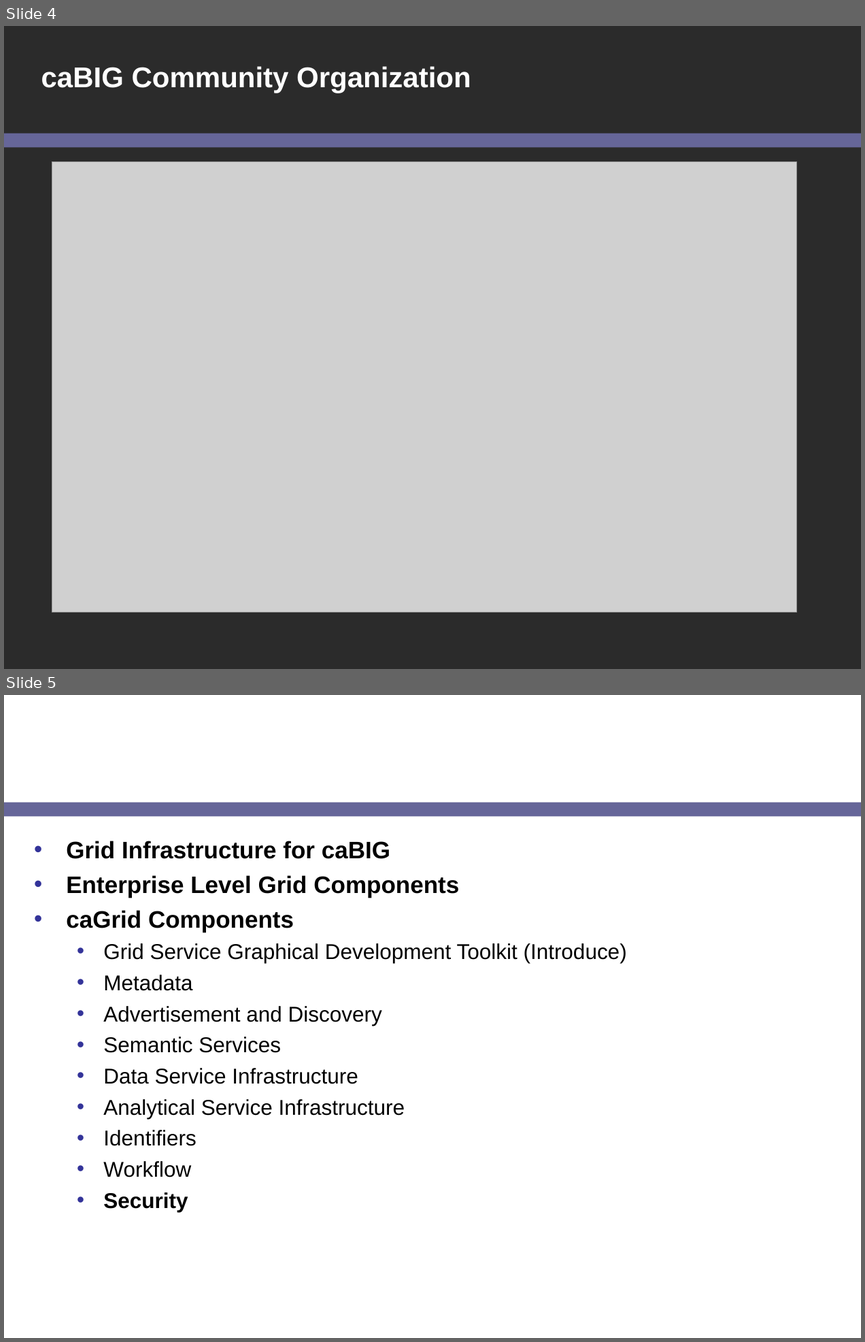
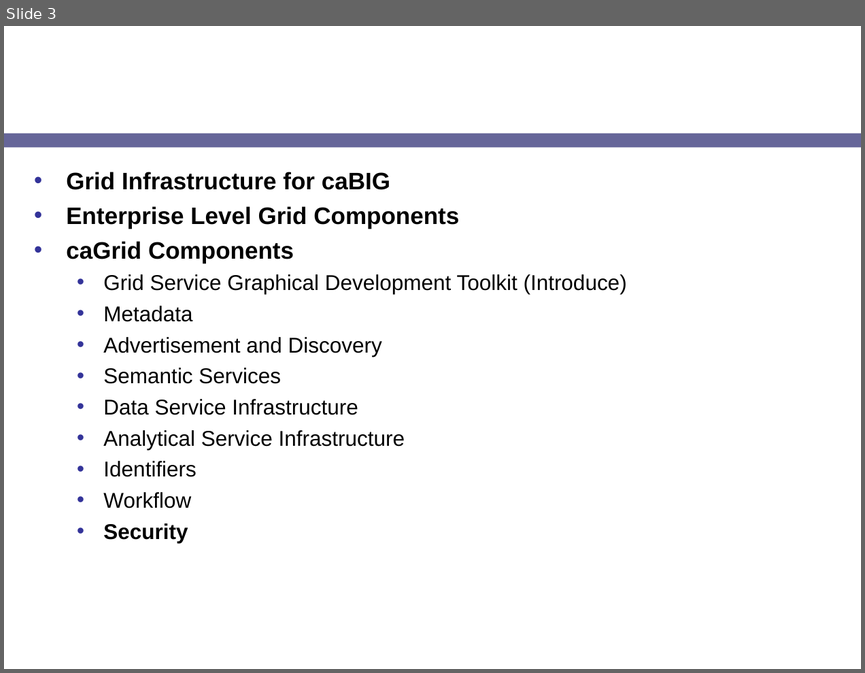
Before and after one commit to NCIP/cagrid-docs, a slide deck: presentations/security/gts/gts-pki-2007.ppt. Shown one above the other, each under a label of ours: slides 4 and 5 before the commit, slide 3 after it. The pictures are 865x1342 and 865x673 pixels, drawn with LibreOffice and Linux fonts; fonts in the diff are those of the drawing; grey boxes stand for pictures; background and template pictures are left out; a plain dark background stands for a picture behind light text. Boxes give left, top, right and bottom in pixels: in the first picture for what was removed or moved away, otherwise in the second. Text is boxed around its words. In the diff, an @@ line names an element or a change of style, - is before the commit and + after.

```diff
--- a/presentations/security/gts/gts-pki-2007.ppt
+++ b/presentations/security/gts/gts-pki-2007.ppt
@@ slide 4 removed at box(4, 26, 861, 669), background picture (left out); not listed: 1 template element that a slide beside it also shows @@
@@ title removed at box(41, 66, 471, 93) @@
-caBIG Community Organization
@@ picture removed at box(52, 161, 797, 612) @@
@@ what was slide 5 is now slide 3 @@
```
Also in this commit, not shown: 3 slides changed, 2 other slides removed.
